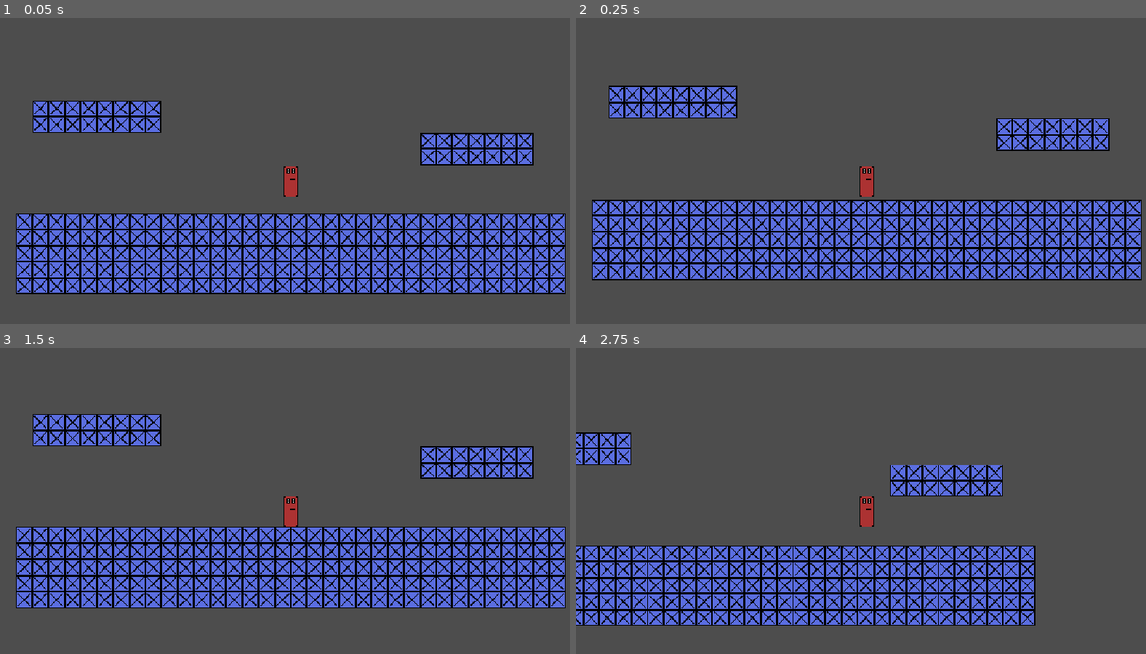
Above: before the commit, frames 1-4 (two rows, left to right).
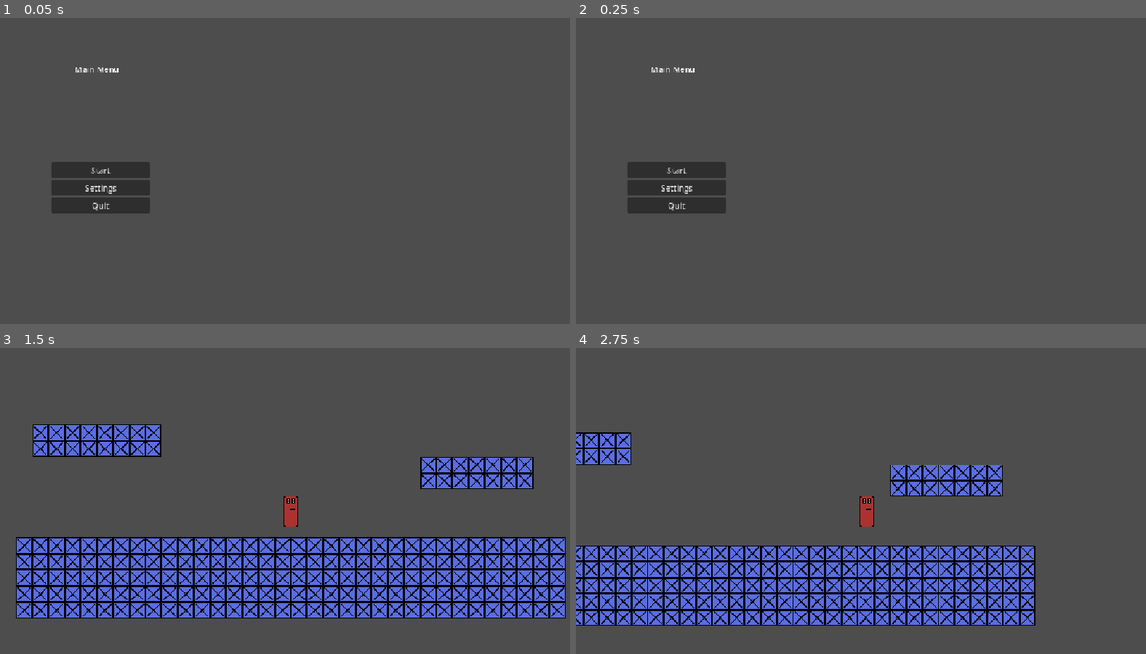
Above: after the commit, the same moments.

Repository: AxisCorporation/Project-Artemis
Game: Godot game, scene res://Scenes/Main/MainMenu.tscn
Same seed, same stepped clock (60 frames per second), same inputs: the game is played once before the commit and once after it. Before the commit the project starts from res://Scenes/Prototype.tscn.
Inputs (mouse positions are in pixels of both pictures, inside the frame that each line leads up to):
- Up to frame 1 (0.05 s): no input
- Up to frame 2 (0.25 s): no input
- Up to frame 3 (1.5 s): click (102, 519) at 0.5 s, where only the run after the commit has a clickable "Settings"; click (102, 501) at 1.25 s, where only the run after the commit has a clickable "Start"
- Up to frame 4 (2.75 s): tap Enter (ui_accept) at 2, 2.27 s; hold Right (ui_right) from 2.03 s (still down)

The runs differ from the first frame. In frame 1, 33% of the frame differs, in the area x 2-100%, y 16-91%; in frame 2, 32%; in frame 3, 19%; in frame 4, nothing differs.

Commit message:
Main Menu

Diff:
--- /dev/null
+++ b/Scenes/Main/MainMenu.tscn
@@ -0,0 +1,46 @@
+[gd_scene format=3 uid="uid://c88kltgnvbl1d"]
+
+[ext_resource type="Script" uid="uid://bu8rnpanp5xt6" path="res://Scripts/Utils/MainMenu.gd" id="1_db2sy"]
+
+[node name="MainMenu" type="Node2D" unique_id=609524479]
+script = ExtResource("1_db2sy")
+
+[node name="Main Menu" type="Control" parent="." unique_id=1332589480]
+layout_mode = 3
+anchors_preset = 0
+offset_right = 40.0
+offset_bottom = 40.0
+
+[node name="VBoxContainer" type="VBoxContainer" parent="Main Menu" unique_id=1405345105]
+layout_mode = 0
+offset_left = 101.0
+offset_top = 179.0
+offset_right = 297.0
+offset_bottom = 495.0
+alignment = 1
+
+[node name="Start Button" type="Button" parent="Main Menu/VBoxContainer" unique_id=1038710252]
+layout_mode = 2
+text = "Start"
+
+[node name="Settings Button" type="Button" parent="Main Menu/VBoxContainer" unique_id=733102911]
+layout_mode = 2
+text = "Settings"
+
+[node name="Quit Button" type="Button" parent="Main Menu/VBoxContainer" unique_id=1720086352]
+layout_mode = 2
+text = "Quit"
+
+[node name="Label" type="Label" parent="Main Menu" unique_id=68760132]
+layout_mode = 0
+offset_left = 46.0
+offset_top = 50.0
+offset_right = 338.0
+offset_bottom = 154.0
+text = "Main Menu"
+horizontal_alignment = 1
+vertical_alignment = 1
+
+[connection signal="pressed" from="Main Menu/VBoxContainer/Start Button" to="." method="_on_start_button_pressed"]
+[connection signal="pressed" from="Main Menu/VBoxContainer/Settings Button" to="." method="_on_settings_button_pressed"]
+[connection signal="pressed" from="Main Menu/VBoxContainer/Quit Button" to="." method="_on_quit_button_pressed"]
--- /dev/null
+++ b/Scripts/Utils/MainMenu.gd
@@ -0,0 +1,11 @@
+extends Node
+
+func _on_start_button_pressed() -> void:
+	get_tree().change_scene_to_file("res://Scenes/Prototype.tscn")
+
+func _on_settings_button_pressed() -> void:
+	pass # Replace with function body.
+
+
+func _on_quit_button_pressed() -> void:
+	get_tree().quit()
--- a/project.godot
+++ b/project.godot
@@ -11,7 +11,7 @@
 [application]
 
 config/name="Project Artemis"
-run/main_scene="uid://b01m2qnbout8c"
+run/main_scene="uid://c88kltgnvbl1d"
 config/features=PackedStringArray("4.7", "Mobile")
 config/icon="res://icon.svg"
 
Not shown, added: Scripts/Utils/MainMenu.gd.uid
